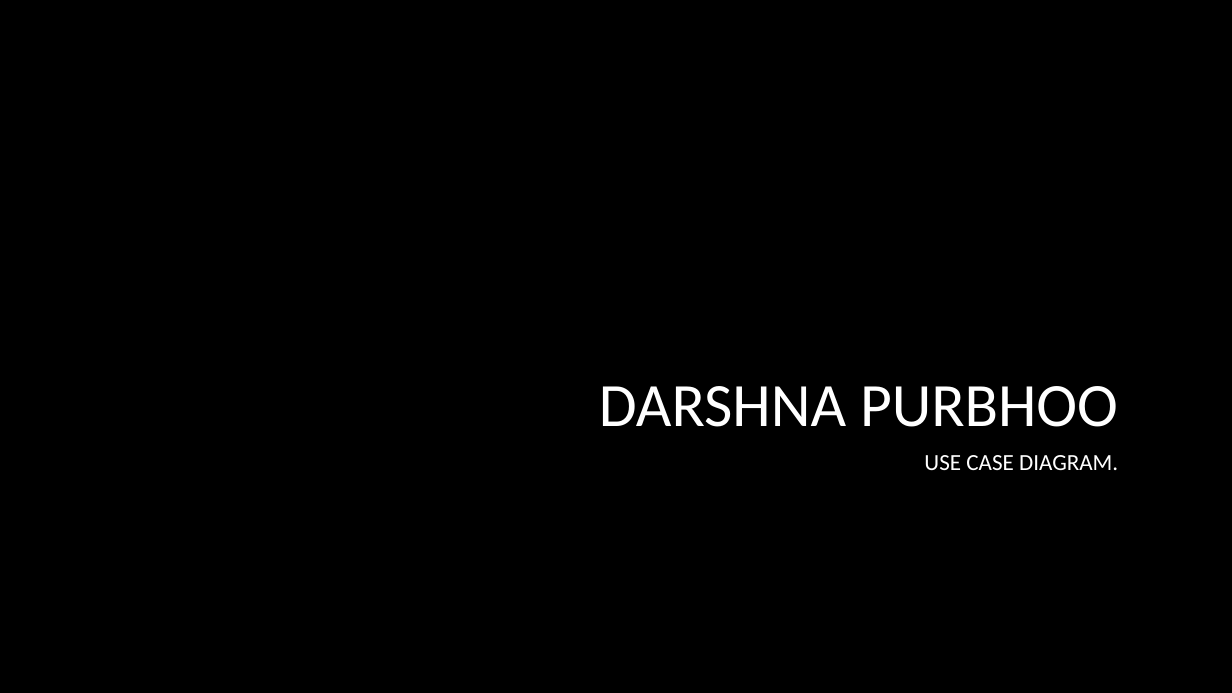
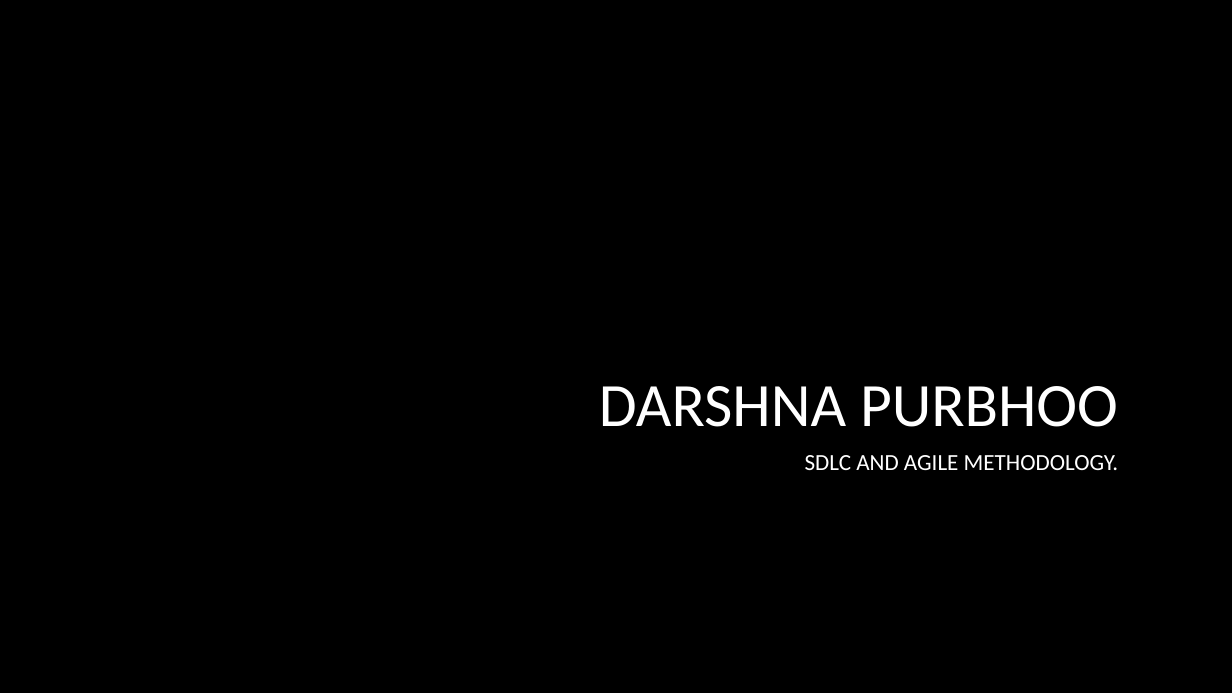
Before and after one commit to DarshnaPurbhoo/SDLC-and-Agile-Methodology, a slide deck: slide 1 of Week 5-agile systems.pptx. Drawn at 1232x693 pixels with LibreOffice and Linux fonts; fonts in the diff are those of the drawing; background and template pictures are left out. Boxes give left, top, right and bottom in pixels: in the first picture for what was removed or moved away, otherwise in the second. Text is boxed around its words. In the diff, an @@ line names an element or a change of style, - is before the commit and + after.

Commit message:
Add files via upload
Amended.

```diff
--- a/Week 5-agile systems.pptx
+++ b/Week 5-agile systems.pptx
@@ subtitle at [805, 455, 1119, 470]: text changed @@
-USE CASE DIAGRAM.
+SDLC AND AGILE METHODOLOGY.
```
